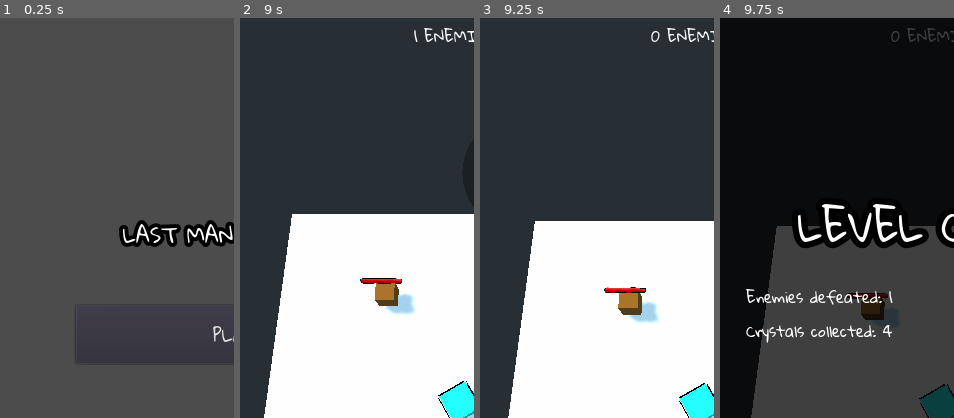
Above: before the commit, frames 1-4 (left to right).
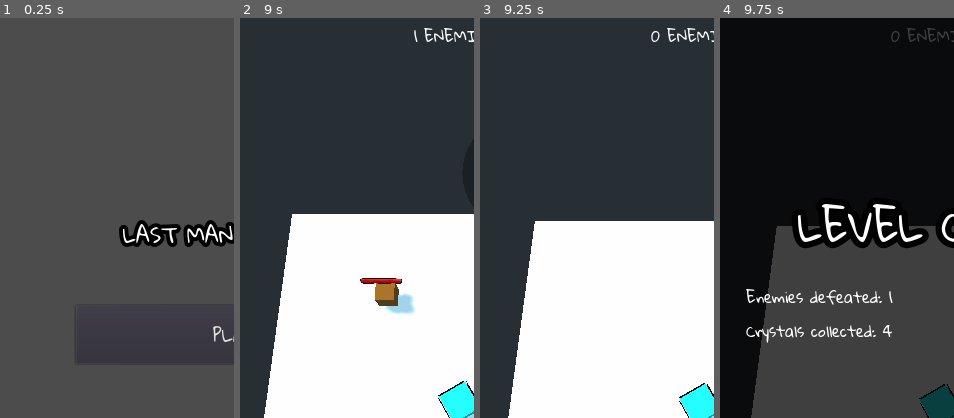
Above: after the commit, the same moments.

Repository: jeffsieu/coma-dash
Game: Godot game, scene res://Scene/Game.tscn
Two runs of this game, one before a commit and one after it. Both use one fixed random seed, a clock stepped at 60 frames per second and the inputs below.
Inputs (mouse positions are % of the whole screen's width and height, from its top left):
- Up to frame 1 (0.25 s): no input
- Up to frame 2 (9 s): click "PLAY" at 0.5 s; move the mouse to (72, 45) at 1.27 s; click (72, 45) at 1.42 s; drag from (30, 55) to (45, 70) at 2.02 s; move the mouse to (60, 28) at 2.77 s; click (60, 28) at 2.92 s; drag from (45, 70) to (20, 35) at 3.52 s; move the mouse to (80, 65) at 4.27 s; click (80, 65) at 4.42 s; drag from (20, 35) to (35, 25) at 5.02 s; move the mouse to (55, 50) at 5.77 s; click (55, 50) at 5.92 s; drag from (35, 25) to (30, 55) at 6.52 s; move the mouse to (72, 45) at 7.27 s; click (72, 45) at 7.42 s; drag from (30, 55) to (45, 70) at 8.02 s; move the mouse to (60, 28) at 8.77 s; click (60, 28) at 8.92 s
- Up to frame 3 (9.25 s): no input
- Up to frame 4 (9.75 s): tap Enter at 9.5 s; drag from (45, 70) to (20, 35) at 9.52 s
The pictures show only the part of the screen within x 0-50%, y 9-59%; the shares and areas given below are measured in that part.

Frames 1-2 are identical in both runs. In frame 3, 1.2% of the frame differs, in the area x 52-77%, y 67-77%; in frame 4, 0.7%.

Commit message:
Destroy all crates when all enemies are dead
And small refactor for healthbar script

Diff:
--- a/Crate/Crate.gd
+++ b/Crate/Crate.gd
@@ -27,12 +27,12 @@
 	health -= damage
 	emit_signal("health_changed", self, old_health)
 	if health <= 0:
-		_die()
+		die()
 
 func generate_drops() -> Array:
 	push_error("generate_drops not implemented by %s" % filename)
 	return []
 
-func _die() -> void:
+func die() -> void:
 	emit_signal("died", self)
 	queue_free()
--- a/Crate/HealthBar.gd
+++ b/Crate/HealthBar.gd
@@ -9,6 +9,9 @@
 	entity.connect("health_changed", self, "_on_health_changed")
 
 func _physics_process(delta: float) -> void:
+	_display_health_bar()
+
+func _display_health_bar() -> void:
 	var pos = get_global_transform().origin
 	var cam = get_tree().get_root().get_camera()
 	var screen_pos = cam.unproject_position(pos)
--- a/Enemy/HealthBar.gd
+++ b/Enemy/HealthBar.gd
@@ -9,6 +9,9 @@
 	entity.connect("health_changed", self, "_on_health_changed")
 
 func _physics_process(delta: float) -> void:
+	_display_health_bar()
+
+func _display_health_bar() -> void:
 	var pos = get_global_transform().origin
 	var cam = get_tree().get_root().get_camera()
 	var screen_pos = cam.unproject_position(pos)
--- a/LevelManager/LevelManager.gd
+++ b/LevelManager/LevelManager.gd
@@ -36,6 +36,7 @@
 	_start_level()
 
 func _cleared() -> void:
+	level.get_tree().call_group("crates", "die")
 	loot_manager.collect_all_items()
 	_joystick.disable()
 
--- a/LevelManager/LootManager.gd
+++ b/LevelManager/LootManager.gd
@@ -37,6 +37,10 @@
 	_level_manager.add_child(item)
 	_drops.append(item)
 
+	# if this crate is destroyed after the level is cleared
+	if _cleared:
+		item.fast_fly_to(_player)
+
 func _on_loot_collected(item: Collectible) -> void:
 	match item.TYPE:
 		Collectible.CRYSTAL:
